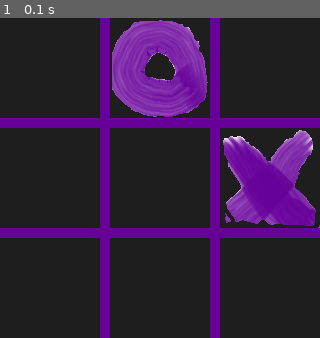
Above: before the commit, frame 1.
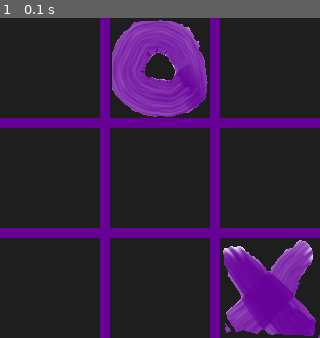
Above: after the commit, the same moment.

Repository: upcaSSSt/X-O
Game: pygame game, started from main.py
The game is run twice, just before and just after one commit, with the same random seed, the same clock (stepped at 60 frames per second) and the same inputs.
Inputs:
- Up to frame 1 (0.1 s): no input

The runs differ from the first frame. In frame 1, 12% of the frame differs, in the area x 69-100%, y 35-100%.

Commit message:
Docs
Полностью добавлены док строки, немного изменён нейминг, баг с ходом в занятую клетку исправлен.

Diff:
--- a/src/ai.py
+++ b/src/ai.py
@@ -2,8 +2,11 @@
 
 
 class AI:
-    """"""
+    """Класс для создания искусственного игрока и реализации логики его
+    ходов."""
 
-    def move(self, n_cells: int):
-        """"""
-        return randrange(n_cells)
+    def move(self, n_free_cells: int):
+        """Возвращает случайный индекс клетки, в которую сделан ход.
+        n_free_cells: кол-во свободных клеток, в которые можно ходить
+        """
+        return randrange(n_free_cells)
--- a/src/cell.py
+++ b/src/cell.py
@@ -6,24 +6,29 @@
 
 
 class Cell:
-    """"""
+    """Класс для создания клетки и получения фигуры для неё."""
 
     def __init__(self, pos: tuple):
-        """"""
+        """Сохраняет координаты клетки на поверхности сетки, создаёт
+            поверхность, на которой будет нарисована фигура и красит её.
+        pos: координаты, по которым будет располагаться клетка на
+            поверхности сетки
+        """
         self.__pos = pos
         self.__figure = pg.Surface((settings.CELL_SIZE, settings.CELL_SIZE))
 
         self.__figure.fill(colors.BLACK)
 
     def paint(self, painting_grid: pg.Surface):
-        """Рисует на переданной сетке текущую клетку
-
-            Параметры:
-                painting_grid (Surface): сетка, на которую надо нарисовать
-                    поверхность текущей фигуры
+        """Рисует клетку на переданной поверхности сетки.
+        painting_grid: поверхность сетки, на которой надо нарисовать
+            поверхность клетки
         """
         painting_grid.blit(self.__figure, self.__pos)
 
     def move_handler(self, moving_figure: Figure):
-        """"""
-        self.__figure = moving_figure.get_figure
+        """Присваивает поверхности клетки поверхность переданной фигуры.
+        moving_figure: фигура, которой походили в данный момент, на её
+            поверхности нарисован крестик или нолик
+        """
+        self.__figure = moving_figure.get_surface
--- a/src/const/settings.py
+++ b/src/const/settings.py
@@ -1,3 +1,4 @@
 CAPTION = "X.O"
 CELL_SIZE = 100
 SCREEN_SIZE = CELL_SIZE * 3 + 20
+N_TO_FILL_ROW = 3
--- a/src/counter.py
+++ b/src/counter.py
@@ -1,14 +1,18 @@
+from src.const import settings
+
+
 class Counter:
-    """"""
+    """Класс для подсчёта кол-ва одинаковых фигур в рядах, заполнив
+    которые можно победить."""
 
     def __init__(self):
-        """"""
+        """Создаёт счётчик одинаковых фигур в рядах победы."""
         self.__count = 0
 
     def add(self):
-        """"""
+        """Прибавляет к счётчику новую фигуру в ряду победы."""
         self.__count += 1
 
-    def is_full(self):
-        """"""
-        return self.__count >= 3
+    def is_filled(self):
+        """Проверяет заполненность ряда победы."""
+        return self.__count >= settings.N_TO_FILL_ROW
--- a/src/field.py
+++ b/src/field.py
@@ -7,10 +7,13 @@
 
 
 class Field:
-    """"""
+    """Класс для хранения игровой сетки и управления её клетками."""
 
     def __init__(self):
-        """"""
+        """Создаёт поверхность, на которую рисуется сетка и её клетки,
+        список клеток и свободных клеток, сохраняет координаты разных
+        частей прямоугольника поверхности сетки, красит поверхность
+        сетки."""
         self.__grid = pg.Surface((settings.SCREEN_SIZE, settings.SCREEN_SIZE))
         self.__coordinates = self.__grid.get_rect()
 
@@ -29,19 +32,30 @@
             Cell((self.__coordinates.bottomright[0] - settings.CELL_SIZE,
                   self.__coordinates.bottomright[1] - settings.CELL_SIZE))
         ]
+        self.__free_cells = self.__cells.copy()
 
         self.__grid.fill(colors.VIOLET)
 
     @property
-    def get_n_cells(self):
-        return len(self.__cells)
+    def get_n_free_cells(self):
+        return len(self.__free_cells)
 
     def paint(self, painting_surface: pg.Surface):
-        """"""
+        """Рисует клетки на поверхности сетки, рисует поверхность сетки
+            на переданной поверхности.
+        painting_surface: поверхность, на которой надо нарисовать
+            поверхность сетки
+        """
         for cell in self.__cells:
             cell.paint(self.__grid)
         painting_surface.blit(self.__grid, self.__coordinates)
 
-    def press_handler(self, index_to_move: int, moving_figure: Figure):
-        """"""
-        self.__cells[index_to_move].move_handler(moving_figure)
+    def index_move_handler(self, index_to_move: int, moving_figure: Figure):
+        """Передаёт клетке по индексу фигуру, которой походили в данный
+            момент и удаляет эту клетку из списка свободных.
+        index_to_move: индекс клетки, в которую был сделан ход
+        moving_figure: фигура, которой походили в данный момент, на её
+            поверхности нарисован крестик или нолик
+        """
+        self.__free_cells[index_to_move].move_handler(moving_figure)
+        del self.__free_cells[index_to_move]
--- a/src/figure.py
+++ b/src/figure.py
@@ -2,12 +2,14 @@
 
 
 class Figure:
-    """"""
+    """Класс для хранения поверхности, на которой нарисована фигура."""
 
     def __init__(self, sprite_path: str):
-        """"""
-        self.__figure = pg.image.load(sprite_path)
+        """Создаёт поверхность, на которую рисуется фигура.
+        sprite_path: путь к спрайту с фигурой
+        """
+        self.__surface = pg.image.load(sprite_path)
 
     @property
-    def get_figure(self):
-        return self.__figure
+    def get_surface(self):
+        return self.__surface
--- a/src/human.py
+++ b/src/human.py
@@ -1 +1 @@
-""""""
+"""Модуль для класса игрока-человека, возможно не понадобится."""
--- a/src/player.py
+++ b/src/player.py
@@ -1 +1,2 @@
-""""""
+"""Модуль для абстрактного класса классов Human(ещё не создан) и AI,
+возможно не понадобится."""
--- a/src/xo.py
+++ b/src/xo.py
@@ -10,10 +10,11 @@
 
 
 class XO:
-    """Класс для управления ресурсами и поведением игры"""
+    """Класс для управления ресурсами и поведением игры."""
 
     def __init__(self):
-        """"""
+        """Инициализирует игру и создаёт игровые объекты, 2 раза
+            вызывает ход ИИ."""
         pg.init()
 
         self.__screen = pg.display.set_mode(
@@ -27,24 +28,24 @@
         self.__cross = Figure(path.CROSS)
         self.__nought = Figure(path.NOUGHT)
 
-        self.__field.press_handler(self.__ai.move(self.__field.get_n_cells),
-                                   self.__cross)
-        self.__field.press_handler(self.__ai.move(self.__field.get_n_cells),
-                                   self.__nought)
+        self.__field.index_move_handler(self.__ai.move(
+            self.__field.get_n_free_cells), self.__cross)
+        self.__field.index_move_handler(self.__ai.move(
+            self.__field.get_n_free_cells), self.__nought)
 
     def run(self):
-        """Запуск основного цикла игры"""
+        """Запуск основного цикла игры."""
         while True:
             self.__event_handler()
             self.__update_screen()
 
     def __event_handler(self):
-        """Обрабатывает события мыши"""
+        """Обрабатывает события мыши."""
         for e in pg.event.get():
             if e.type == pg.QUIT:
                 sys.exit()
 
     def __update_screen(self):
-        """Обновляет изображения на экране и отображает новый экран"""
+        """Обновляет изображения на экране и отображает новый экран."""
         self.__field.paint(self.__screen)
         pg.display.flip()
